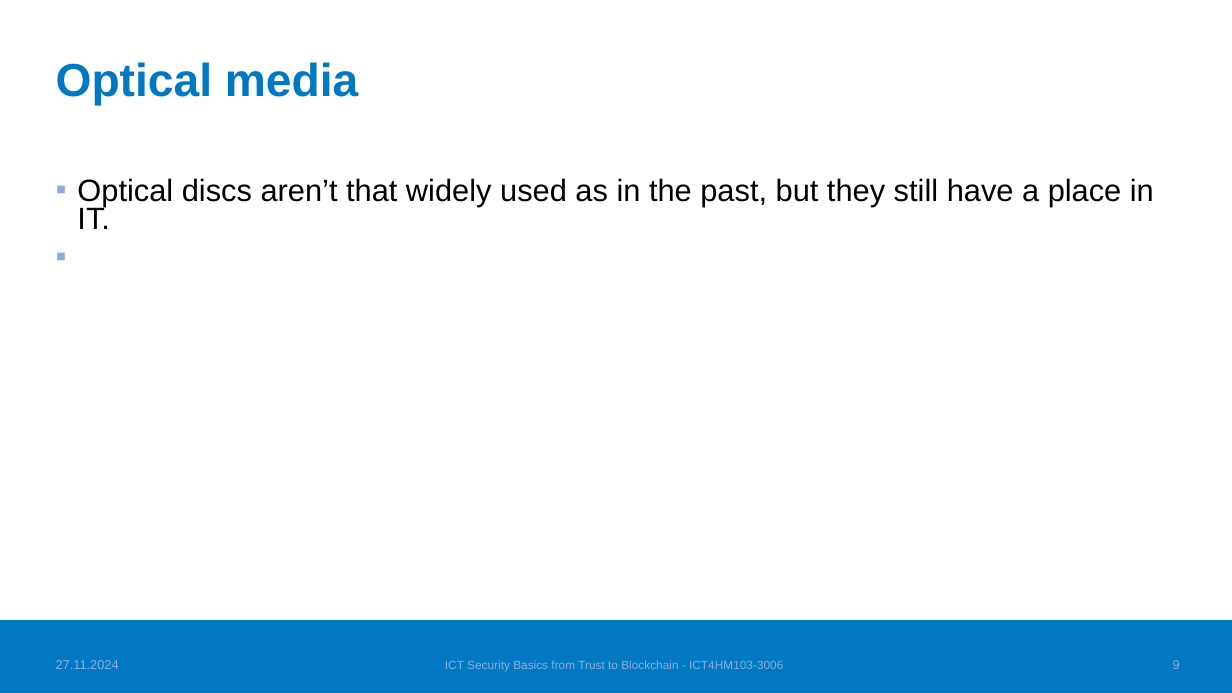
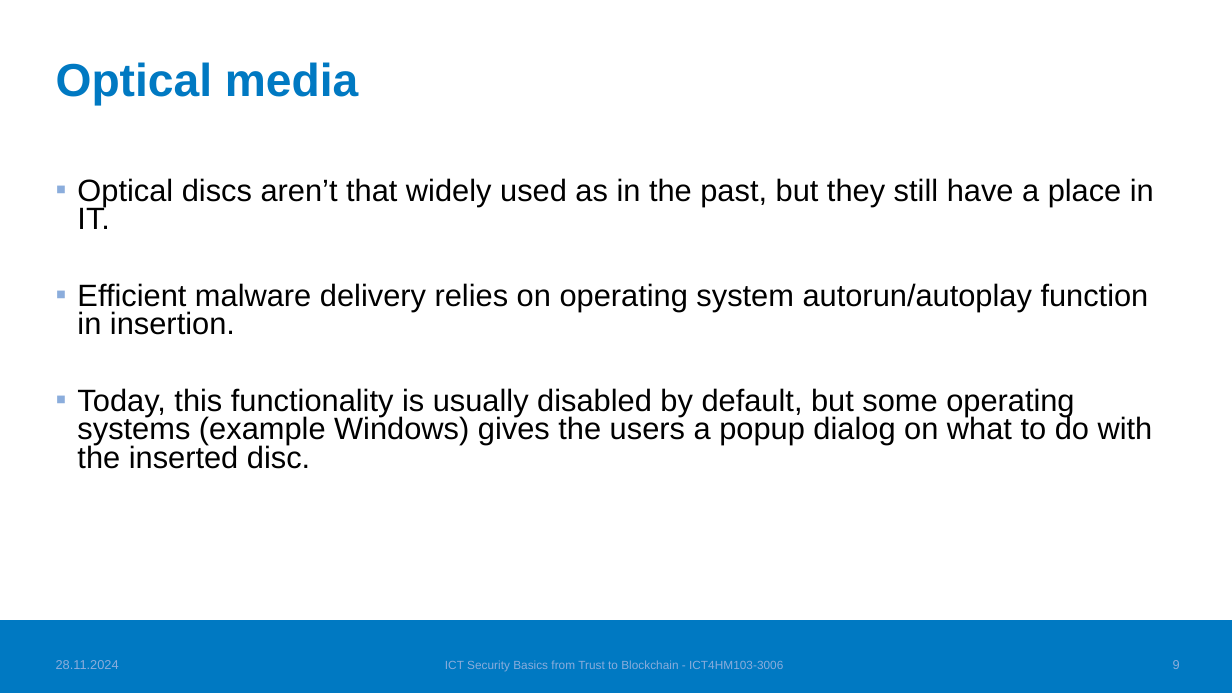
Before and after one commit to TatuE/Trust_to_Blockchain, a slide deck: slide 10 of class_presentation/Dont_trust_that_storage_medium.pptx. Drawn at 1232x693 pixels with LibreOffice and Linux fonts; fonts in the diff are those of the drawing; background and template pictures are left out. Boxes give left, top, right and bottom in pixels: in the first picture for what was removed or moved away, otherwise in the second. Text is boxed around its words. In the diff, an @@ line names an element or a change of style, - is before the commit and + after.

```diff
--- a/class_presentation/Dont_trust_that_storage_medium.pptx
+++ b/class_presentation/Dont_trust_that_storage_medium.pptx
@@ text at (77, 283, 1153, 469): paragraphs added @@
+▪ Efficient malware delivery relies on operating system autorun/autoplay function in insertion.
+▪ Today, this functionality is usually disabled by default, but some operating systems (example Windows) gives the users a popup dialog on what to do with the inserted disc.
@@ text at (56, 660, 119, 669): text changed @@
-27.11.2024
+28.11.2024
```
Also in this commit, not shown: 12 other slides changed, 3 slides added, 2 other files.
